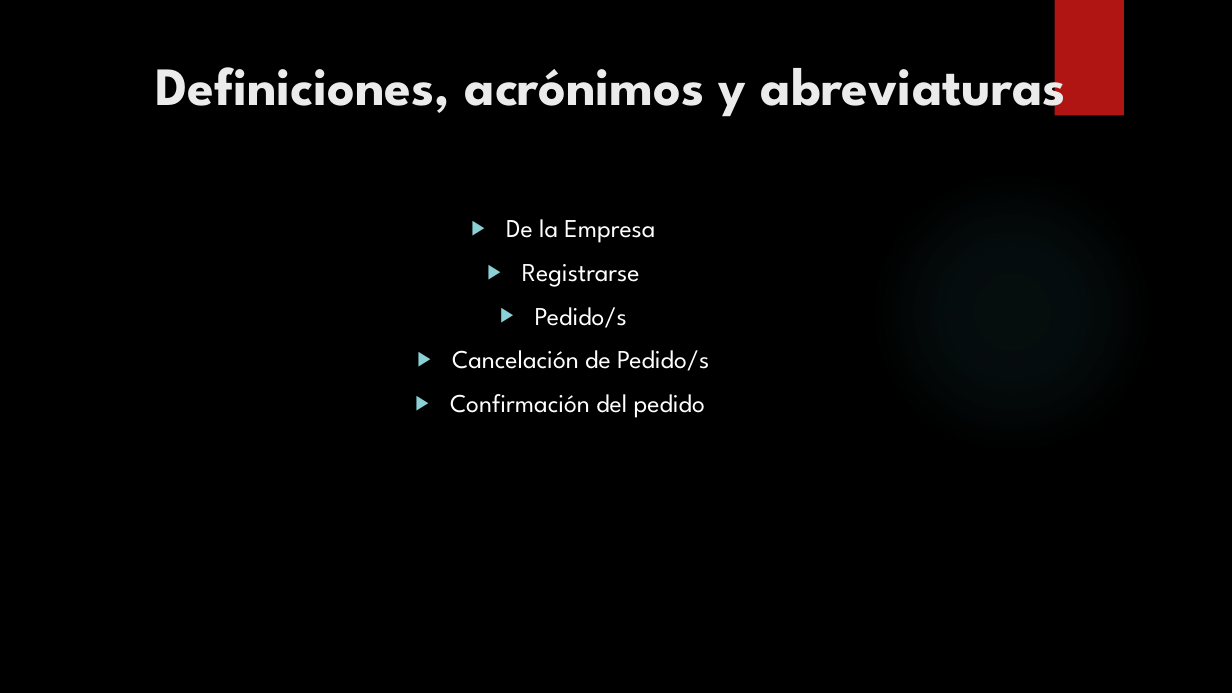
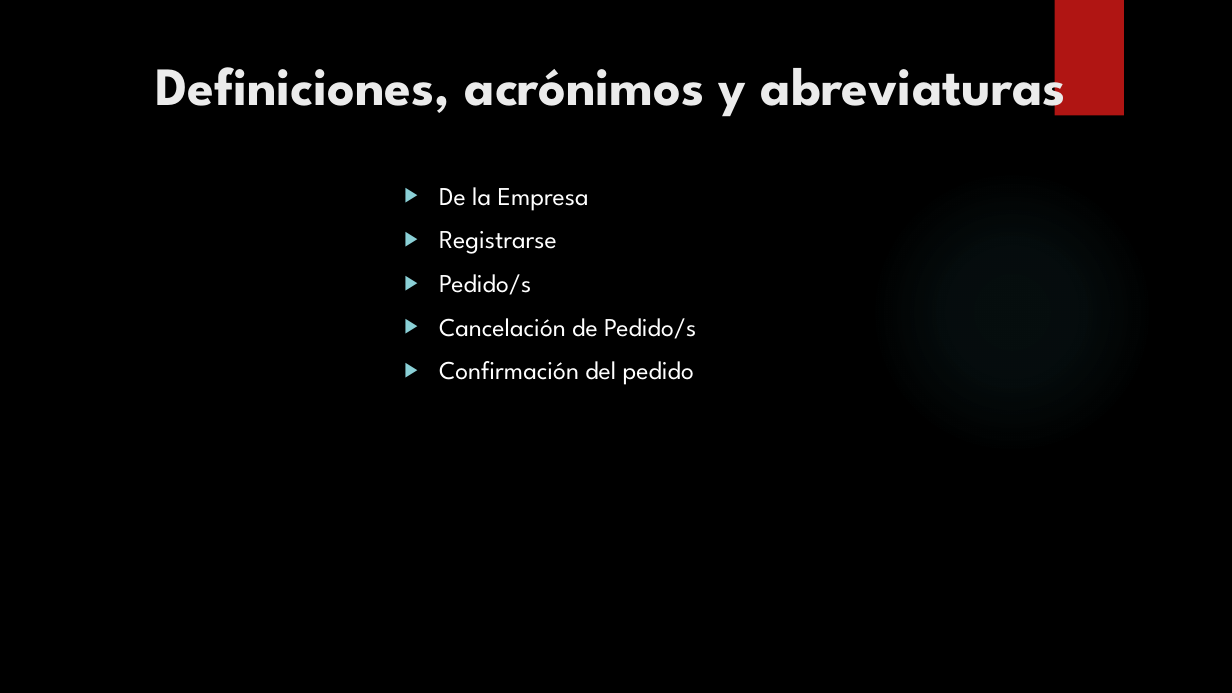
Before and after one commit to francben/proyectoDeliberyApp, a slide deck: slide 13 of Presentacion de Clase.pptx. Drawn at 1232x693 pixels with LibreOffice and Linux fonts; fonts in the diff are those of the drawing; background and template pictures are left out. Boxes give left, top, right and bottom in pixels: in the first picture for what was removed or moved away, otherwise in the second. Text is boxed around its words. In the diff, an @@ line names an element or a change of style, - is before the commit and + after.

```diff
--- a/Presentacion de Clase.pptx
+++ b/Presentacion de Clase.pptx
@@ text "De la Empresa": place and size @@
-text "De la Empresa" at (450, 219, 709, 418)
+text "De la Empresa" at (439, 187, 696, 385)
@@ text "De la Empresa" at (439, 187, 696, 385): alignment centre to left @@
```
Also in this commit, not shown: 11 other slides changed.
